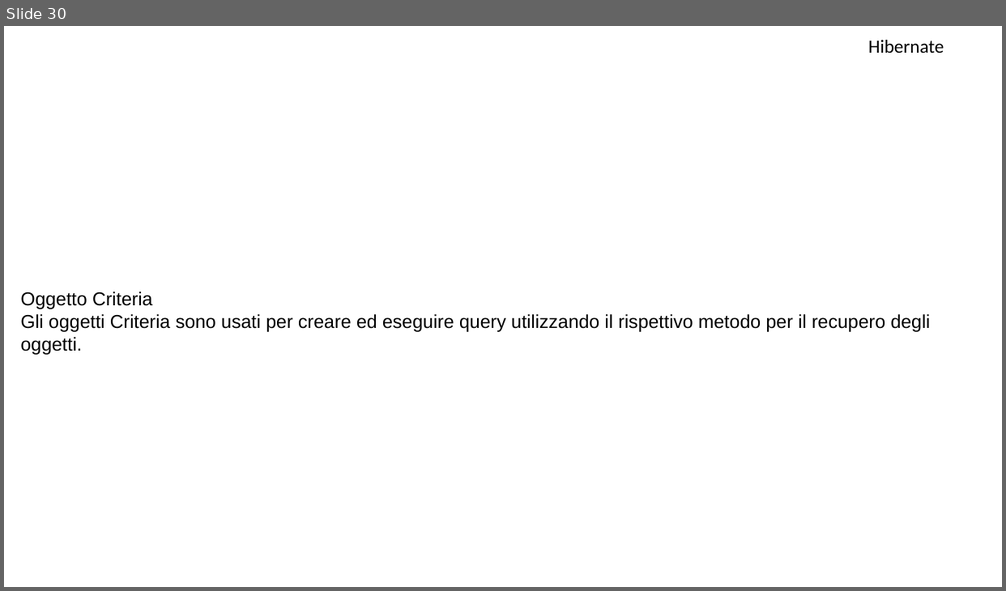
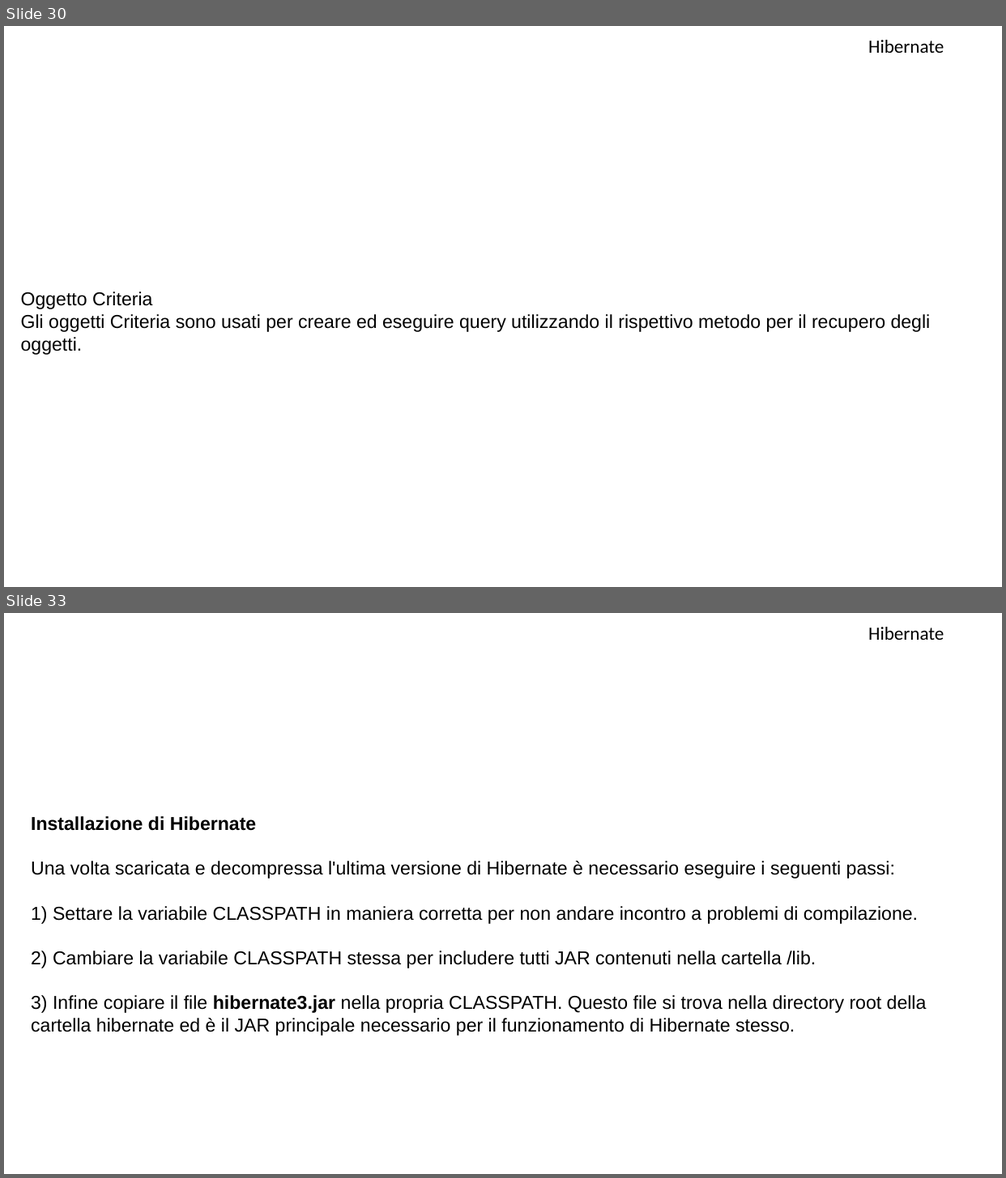
Before and after one commit to MarioMoro/Corso-Java-2019, a slide deck: Hibernate.pptx. Shown one above the other, each under a label of ours: slide 30 before the commit, slides 30 and 33 after it; the slides between them are not shown. The pictures are 1006x591 and 1006x1178 pixels, drawn with LibreOffice and Linux fonts; fonts in the diff are those of the drawing; background and template pictures are left out. Boxes give left, top, right and bottom in pixels: in the first picture for what was removed or moved away, otherwise in the second. Text is boxed around its words. In the diff, an @@ line names an element or a change of style, - is before the commit and + after.

```diff
--- a/Hibernate.pptx
+++ b/Hibernate.pptx
@@ slide 33 added at (x1=4, y1=613, x2=1002, y2=1174), background picture (left out) @@
@@ text added at (x1=868, y1=627, x2=944, y2=640), 18 pt, text #000000 @@
+Hibernate
@@ text added at (x1=31, y1=816, x2=927, y2=1036), 18 pt, text #000000 @@
+Installazione di Hibernate
+Una volta scaricata e decompressa l'ultima versione di Hibernate è necessario eseguire i seguenti passi:
+1) Settare la variabile CLASSPATH in maniera corretta per non andare incontro a problemi di compilazione.
+2) Cambiare la variabile CLASSPATH stessa per includere tutti JAR contenuti nella cartella /lib.
+3) Infine copiare il file hibernate3.jar nella propria CLASSPATH. Questo file si trova nella directory root della cartella hibernate ed è il JAR principale necessario per il funzionamento di Hibernate stesso.
```
Also in this commit, not shown: 2 slides changed, 26 other slides added, 5 other files.
